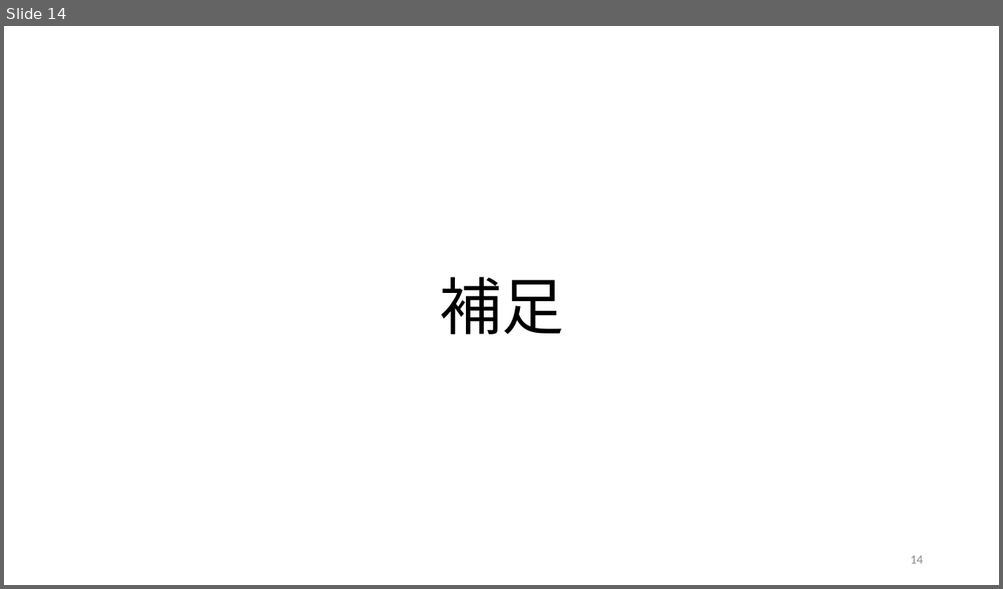
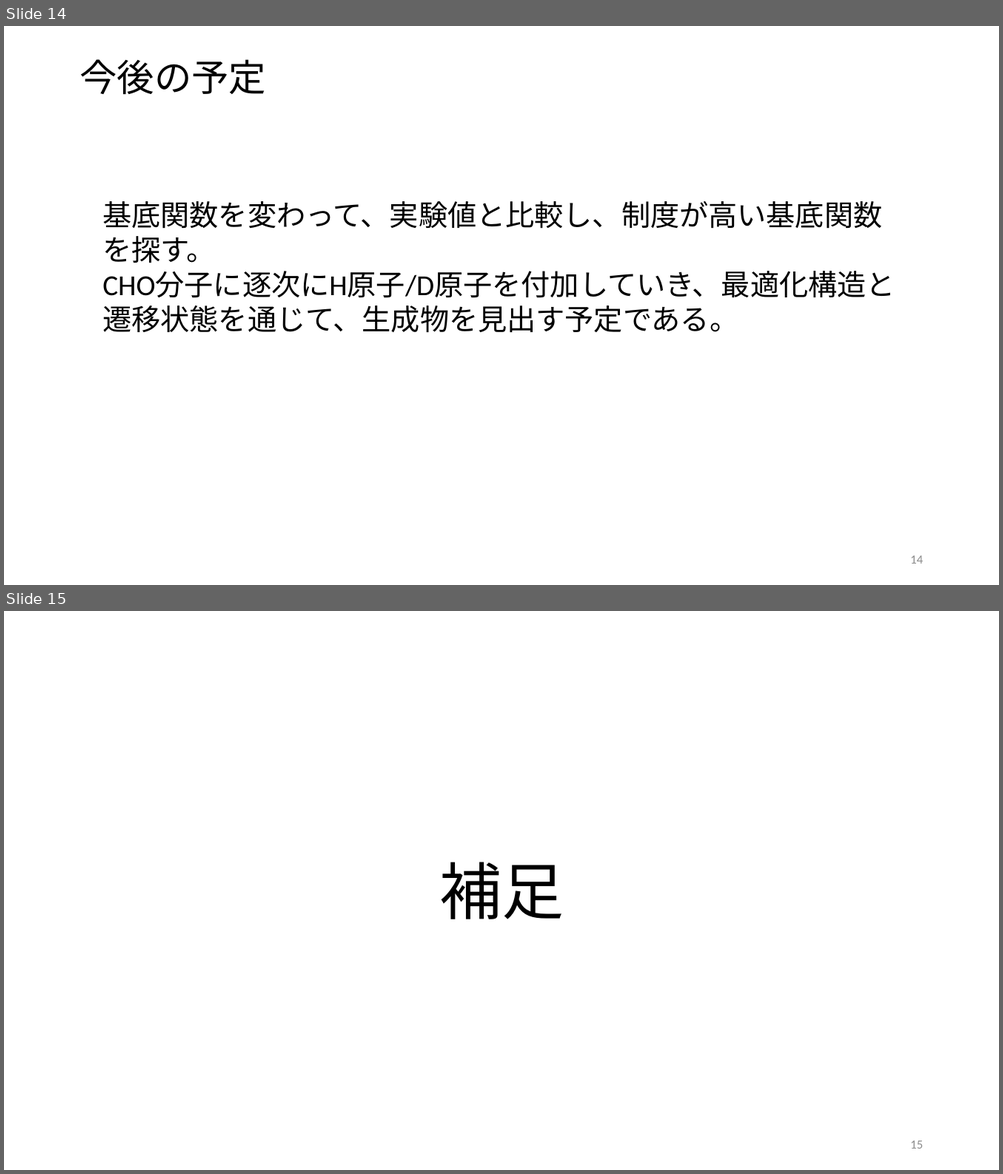
Before and after one commit to tabiseal/Qpcdata, a slide deck: 20230623pre.pptx. Shown one above the other, each under a label of ours: slide 14 before the commit, slides 14 and 15 after it. The pictures are 1003x589 and 1003x1174 pixels, drawn with LibreOffice and Linux fonts; fonts in the diff are those of the drawing. Boxes give left, top, right and bottom in pixels: in the first picture for what was removed or moved away, otherwise in the second. Text is boxed around its words. In the diff, an @@ line names an element or a change of style, - is before the commit and + after.

```diff
--- a/20230623pre.pptx
+++ b/20230623pre.pptx
@@ slide 14 added at (4,26,999,585), background #FFFFFF @@
@@ text added at (79,59,266,95), 36 pt, text #000000 @@
+今後の予定
@@ text added at (102,201,894,332), 28 pt, text #000000 @@
+基底関数を変わって、実験値と比較し、制度が高い基底関数を探す。
+CHO分子に逐次にH原子/D原子を付加していき、最適化構造と遷移状態を通じて、生成物を見出す予定である。
@@ page number added at (910,556,922,564), 12 pt, text #8C8C8C @@
+14
@@ what was slide 14 is now slide 15 @@
@@ page number at (910,1141,922,1149): text changed @@
-14
+15
```
Also in this commit, not shown: 4 slides changed.
